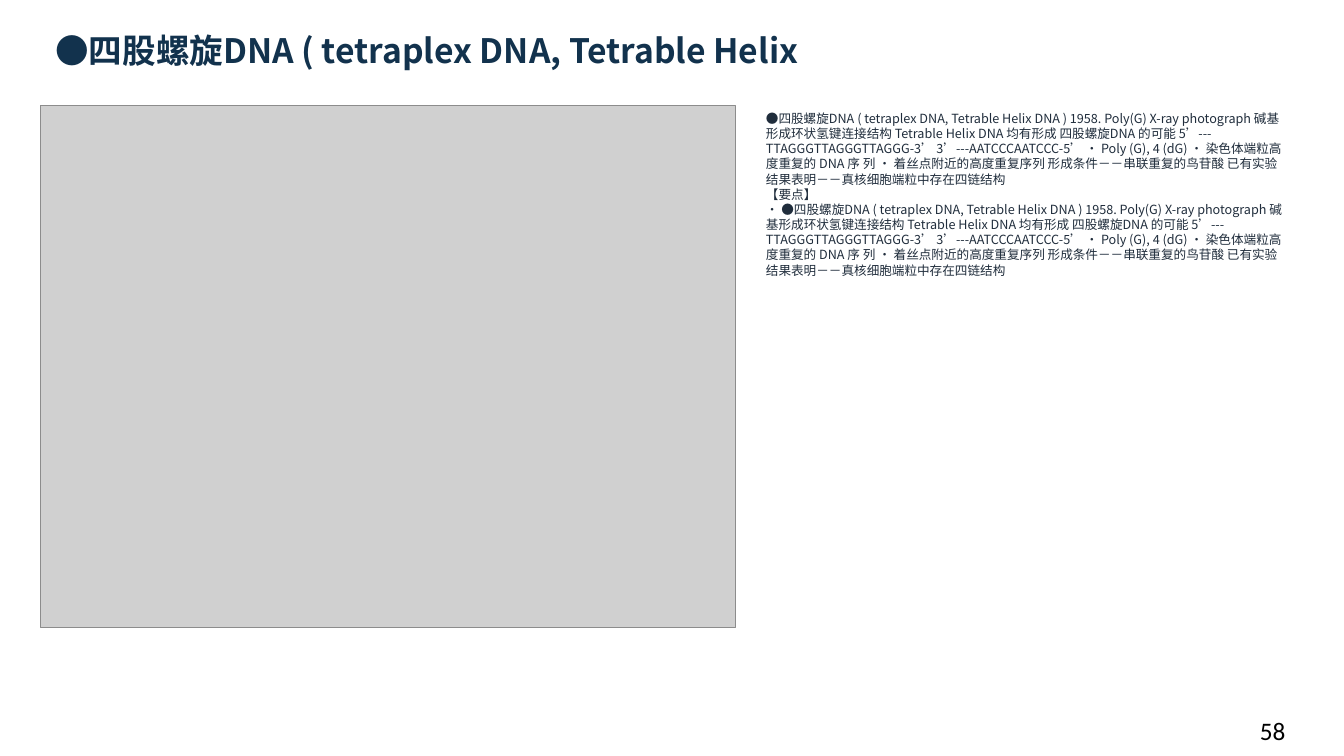
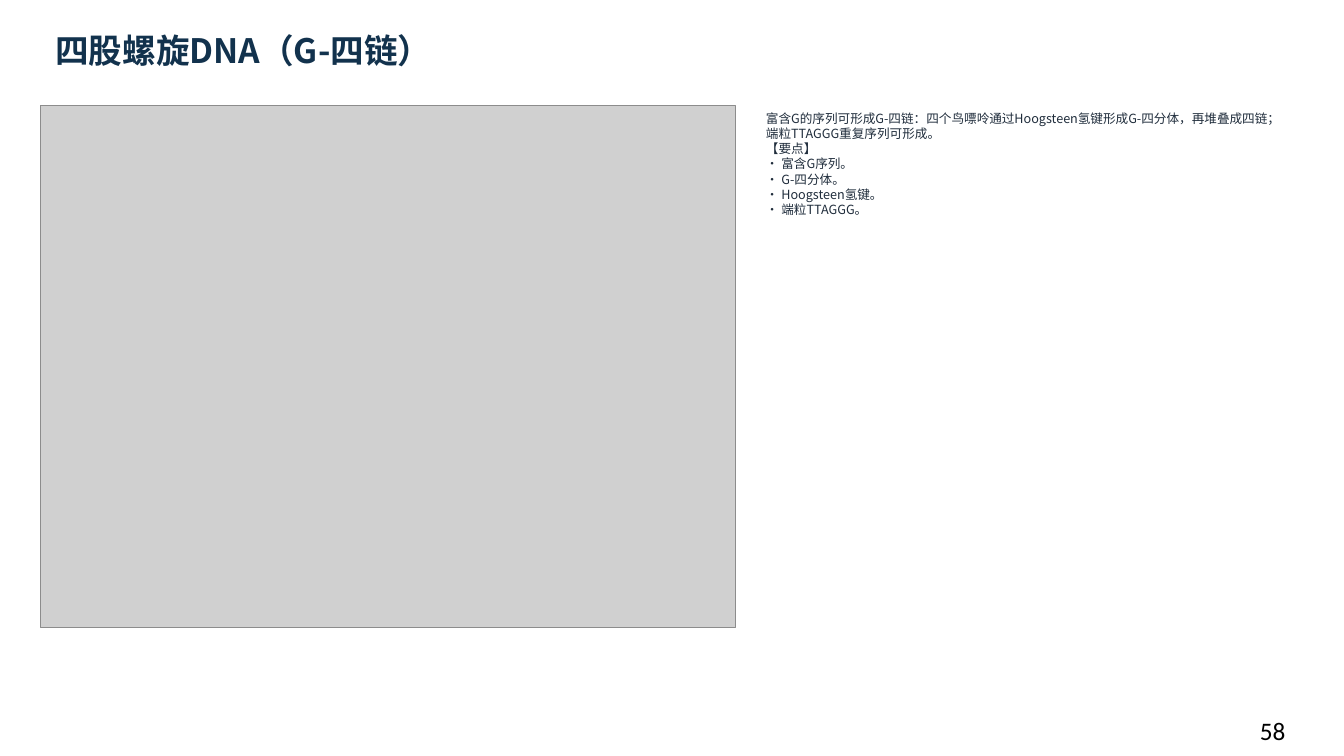
Before and after one commit to newkan-li/Biochemistry, a slide deck: slide 58 of downloads/bc11-ai-style.pptx. Drawn at 1344x756 pixels with LibreOffice and Linux fonts; fonts in the diff are those of the drawing; grey boxes stand for pictures. Boxes give left, top, right and bottom in pixels: in the first picture for what was removed or moved away, otherwise in the second. Text is boxed around its words. In the diff, an @@ line names an element or a change of style, - is before the commit and + after.

```diff
--- a/downloads/bc11-ai-style.pptx
+++ b/downloads/bc11-ai-style.pptx
@@ text at (x1=55, y1=34, x2=431, y2=67): text changed @@
-●四股螺旋DNA ( tetraplex DNA, Tetrable Helix
+四股螺旋DNA（G-四链）
@@ text at (x1=766, y1=112, x2=1280, y2=215): text changed @@
-●四股螺旋DNA ( tetraplex DNA, Tetrable Helix DNA ) 1958. Poly(G) X-ray photograph 碱基形成环状氢键连接结构 Tetrable Helix DNA 均有形成 四股螺旋DNA 的可能 5’---TTAGGGTTAGGGTTAGGG-3’ 3’---AATCCCAATCCC-5’ • Poly (G), 4 (dG) • 染色体端粒高度重复的 DNA 序 列 • 着丝点附近的高度重复序列 形成条件－－串联重复的鸟苷酸 已有实验结果表明－－真核细胞端粒中存在四链结构
-【要点】
-• ●四股螺旋DNA ( tetraplex DNA, Tetrable Helix DNA ) 1958. Poly(G) X-ray photograph 碱基形成环状氢键连接结构 Tetrable Helix DNA 均有形成 四股螺旋DNA 的可能 5’---TTAGGGTTAGGGTTAGGG-3’ 3’---AATCCCAATCCC-5’ • Poly (G), 4 (dG) • 染色体端粒高度重复的 DNA 序 列 • 着丝点附近的高度重复序列 形成条件－－串联重复的鸟苷酸 已有实验结果表明－－真核细胞端粒中存在四链结构
+富含G的序列可形成G-四链：四个鸟嘌呤通过Hoogsteen氢键形成G-四分体，再堆叠成四链；端粒TTAGGG重复序列可形成。
+【要点】
+• 富含G序列。
+• G-四分体。
+• Hoogsteen氢键。
+• 端粒TTAGGG。
```
Also in this commit, not shown: 28 other slides changed, 6 other files.
